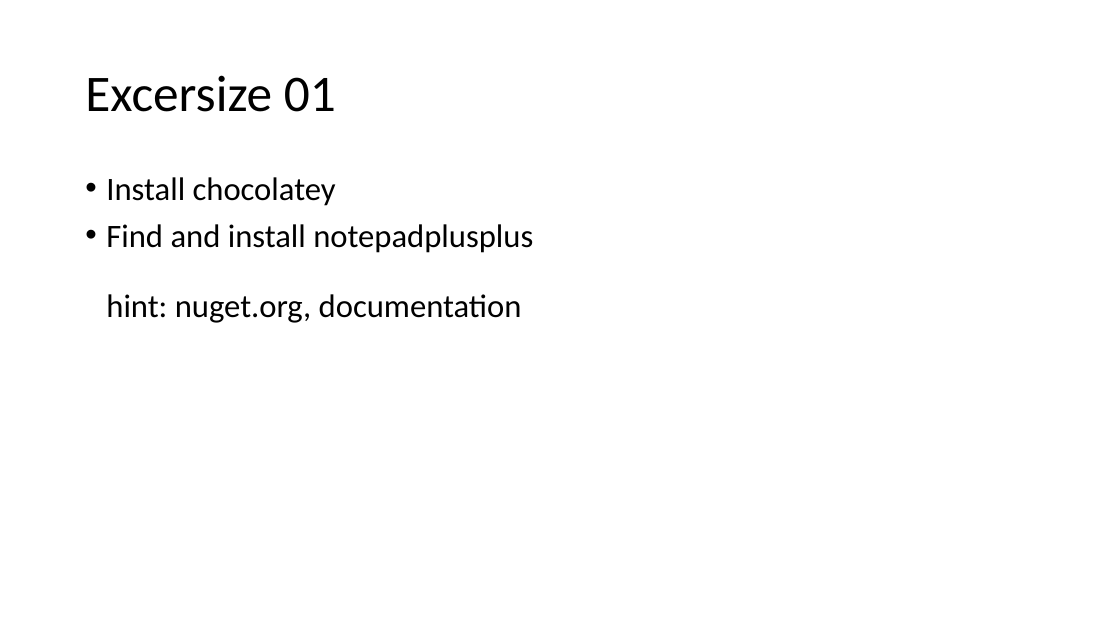
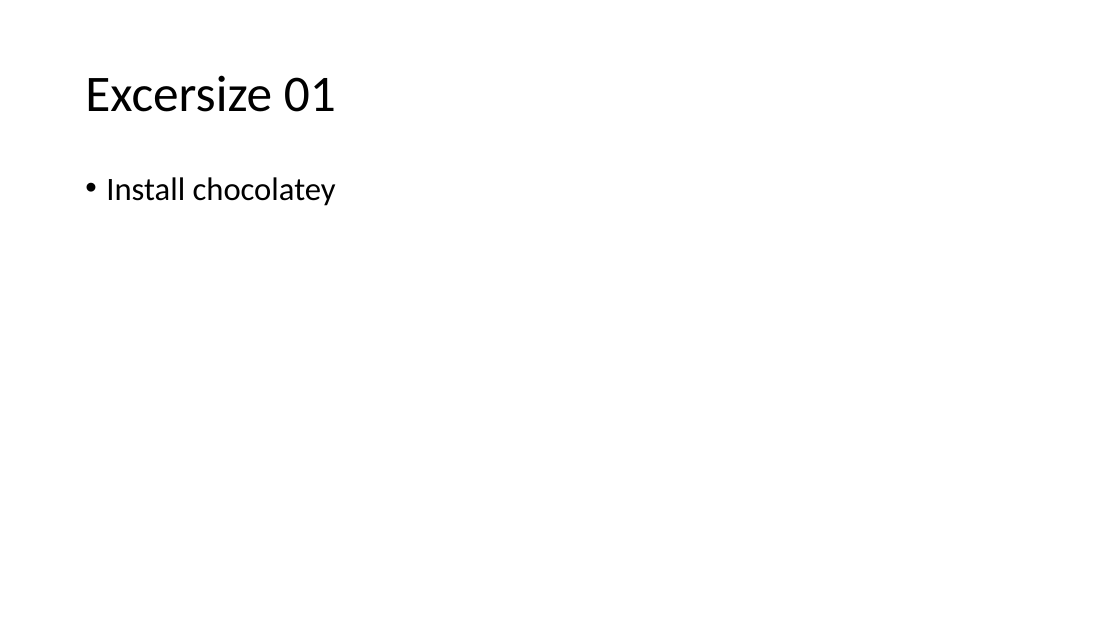
Before and after one commit to DIPSAS/InstallationTech, a slide deck: slide 10 of docs/InstallationCourse.pptx (slide 11 before the commit). Drawn at 1120x630 pixels with LibreOffice and Linux fonts; fonts in the diff are those of the drawing. Boxes give left, top, right and bottom in pixels: in the first picture for what was removed or moved away, otherwise in the second. Text is boxed around its words. In the diff, an @@ line names an element or a change of style, - is before the commit and + after.

```diff
--- a/docs/InstallationCourse.pptx
+++ b/docs/InstallationCourse.pptx
@@ text at [106, 224, 533, 323]: paragraph removed @@
-• Find and install notepadplusplus
-  hint: nuget.org, documentation
```
Also in this commit, not shown: 6 other slides changed, 3 slides added, 1 slide removed.
